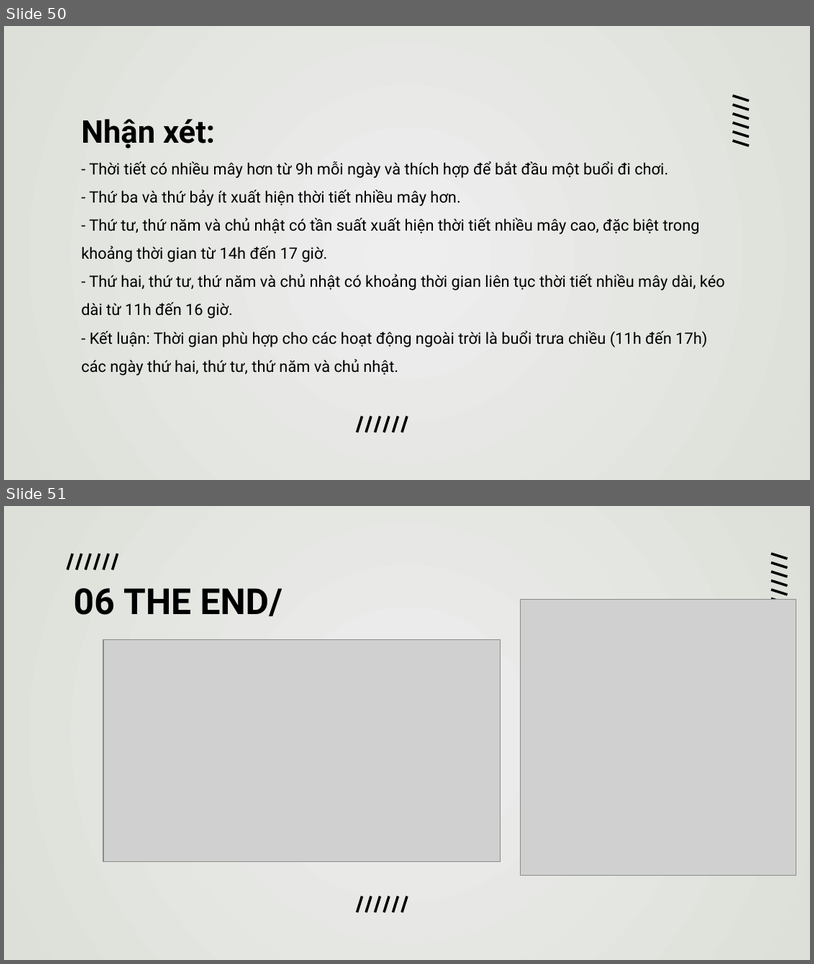
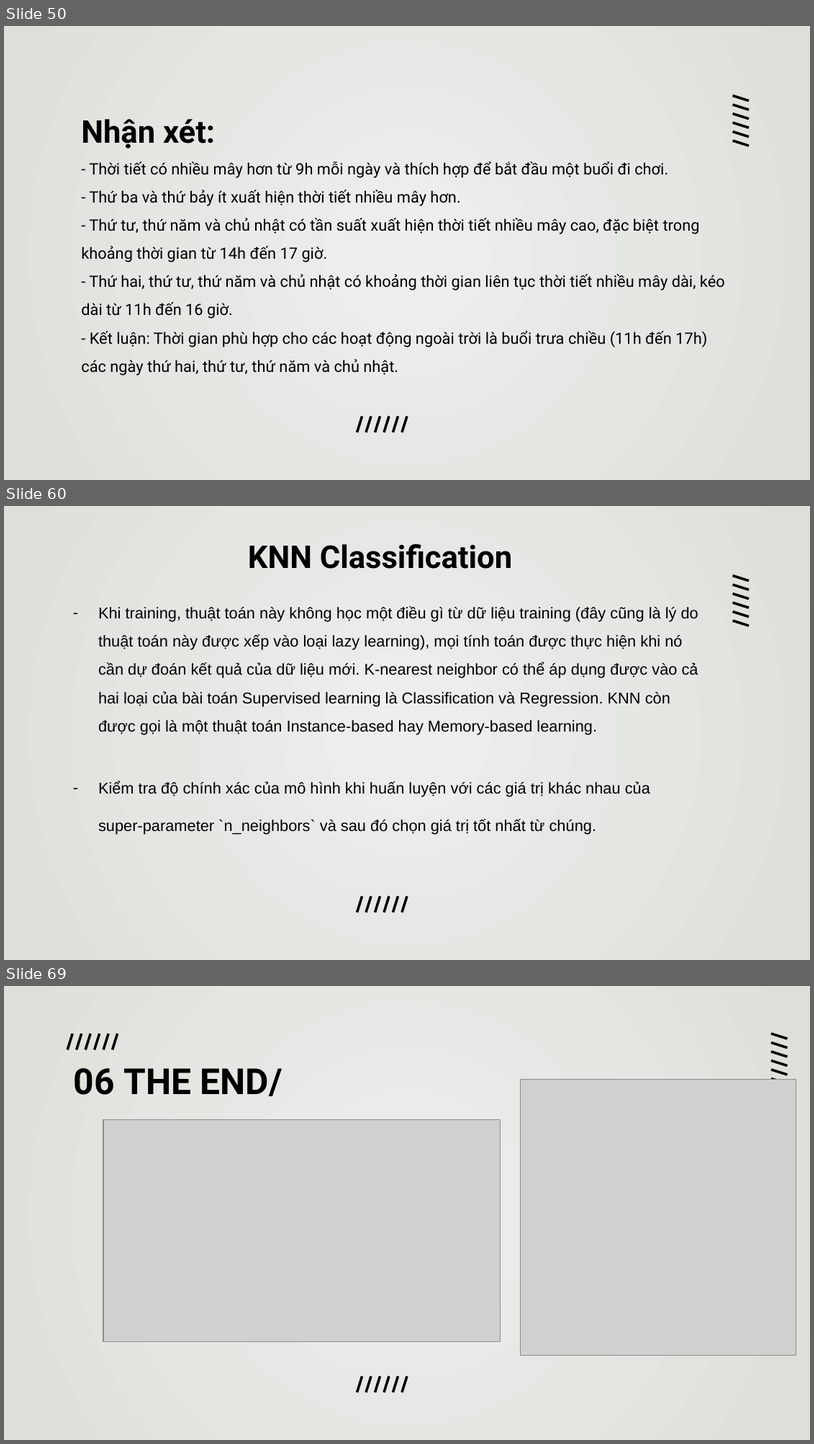
Before and after one commit to duongtanton/NP-KHDL-Gr9, a slide deck: group09.pptx. Shown one above the other, each under a label of ours: slides 50 and 51 before the commit, slides 50, 60 and 69 after it; the slides between them are not shown. The pictures are 814x964 and 814x1444 pixels, drawn with LibreOffice and Linux fonts; fonts in the diff are those of the drawing; grey boxes stand for pictures. Boxes give left, top, right and bottom in pixels: in the first picture for what was removed or moved away, otherwise in the second. Text is boxed around its words. In the diff, an @@ line names an element or a change of style, - is before the commit and + after.

```diff
--- a/group09.pptx
+++ b/group09.pptx
@@ slide 60 added at (x1=4, y1=506, x2=810, y2=960), background gradient #EEEEEE to #DCE0D8 @@
@@ title added at (x1=248, y1=544, x2=512, y2=569), 28 pt, text #000000, bold @@
+KNN Classification
@@ text added at (x1=98, y1=606, x2=699, y2=735), 14 pt, text #000000 @@
+– Khi training, thuật toán này không học một điều gì từ dữ liệu training (đây cũng là lý do thuật toán này được xếp vào loại lazy learning), mọi tính toán được thực hiện khi nó cần dự đoán kết quả của dữ liệu mới. K-nearest neighbor có thể áp dụng được vào cả hai loại của bài toán Supervised learning là Classification và Regression. KNN còn được gọi là một thuật toán Instance-based hay Memory-based learning.
@@ group added at (x1=733, y1=575, x2=749, y2=626): 6 lines @@
@@ text added at (x1=98, y1=781, x2=651, y2=834), 14 pt, text #000000 @@
+– Kiểm tra độ chính xác của mô hình khi huấn luyện với các giá trị khác nhau của
+  super-parameter `n_neighbors` và sau đó chọn giá trị tốt nhất từ chúng.
@@ group added at (x1=358, y1=896, x2=407, y2=911): 6 lines @@
@@ what was slide 51 is now slide 69 @@
```
Also in this commit, not shown: 17 other slides added.
